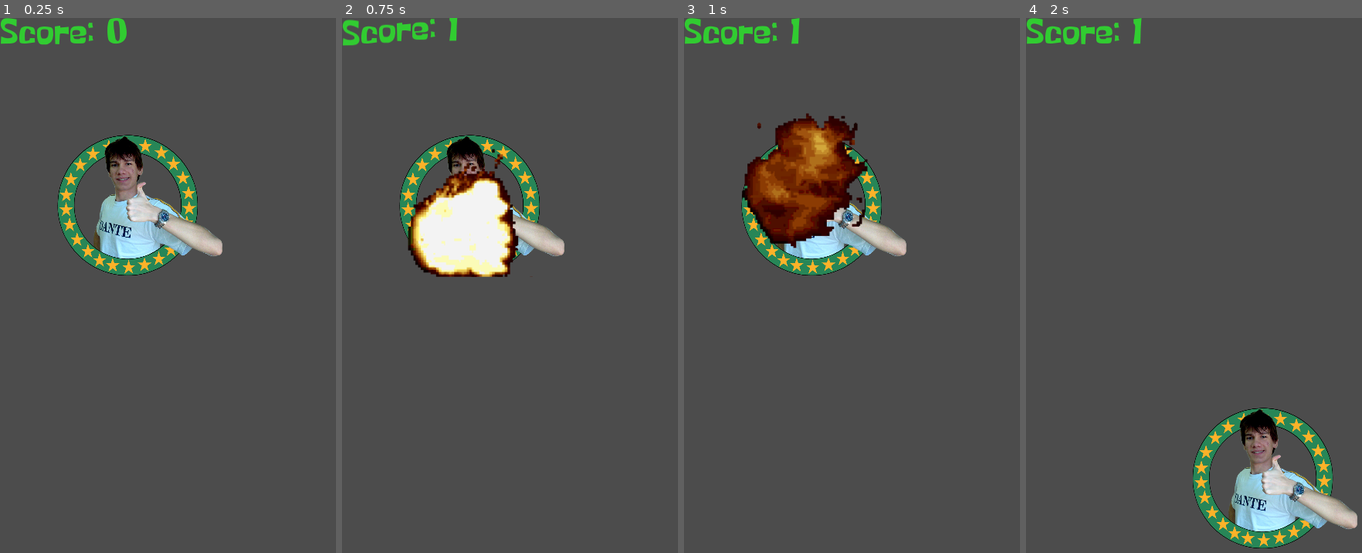
Above: before the commit, frames 1-4 (left to right).
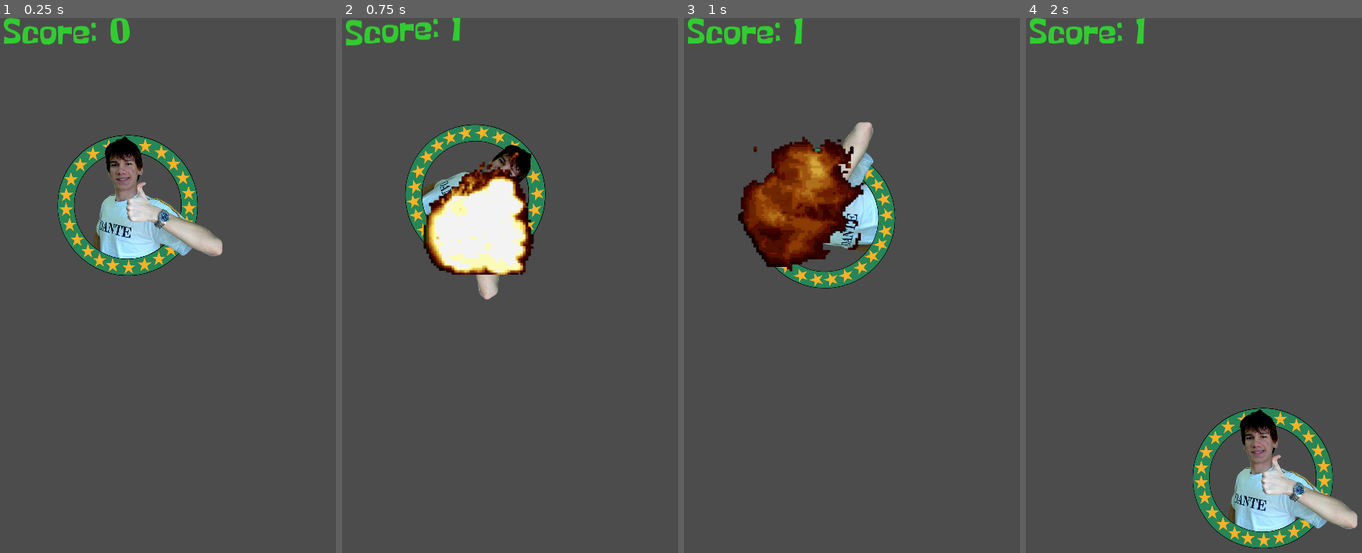
Above: after the commit, the same moments.

Repository: Brawmario/pucca-wacka
Game: Godot game, scene res://Game.tscn
Two runs of this game, one before a commit and one after it. Both use one fixed random seed, a clock stepped at 60 frames per second and the inputs below.
Inputs (mouse positions are in pixels of both pictures, inside the frame that each line leads up to):
- Up to frame 1 (0.25 s): no input
- Up to frame 2 (0.75 s): tap Enter at 0.5 s; move the mouse to (469, 205) at 0.52 s; click (469, 205) at 0.67 s
- Up to frame 3 (1 s): no input
- Up to frame 4 (2 s): move the mouse to (1136, 322) at 1.27 s; click (1136, 322) at 1.42 s

The runs differ from the first frame. In frame 1, 0.7% of the frame differs, in the area x 0-39%, y 0-6%; in frame 2, 8.5%; in frame 3, 10%, in the area x 0-67%, y 0-51%; in frame 4, 0.6%.

Commit message:
Changes

Diff:
--- a/Game.gd
+++ b/Game.gd
@@ -3,10 +3,12 @@
 
 var score := 0
 
+onready var score_label: RichTextLabel = $GameUI/ScoreLabel
+
 
 # Called when the node enters the scene tree for the first time.
 func _ready() -> void:
-	pass # Replace with function body.
+	start_game()
 
 
 # Called every frame. 'delta' is the elapsed time since the previous frame.
@@ -15,9 +17,15 @@
 
 func update_score() -> void:
 	score += 1
-	$ScoreLabel.bbcode_text = "[wave amp=50 freq=40][color=#32CD32]Score: " + str(score) + "[/color][/wave]"
+	score_label.bbcode_text = "[wave amp=50 freq=40][color=#32CD32]Score: " + str(score) + "[/color][/wave]"
 	yield(get_tree().create_timer(0.2), "timeout")
-	$ScoreLabel.bbcode_text = "[color=#32CD32]Score: " + str(score) + "[/color]"
+	score_label.bbcode_text = "[color=#32CD32]Score: " + str(score) + "[/color]"
+
+
+func start_game() -> void:
+	$Pucca.start_game()
+	$GameUI.visible = true
+
 
 func _on_Pucca_scored() -> void:
 	update_score()
--- a/Game.tscn
+++ b/Game.tscn
@@ -50,6 +50,30 @@
 "update": 1,
 "values": [ true, false ]
 }
+tracks/3/type = "value"
+tracks/3/path = NodePath("..:rotation_degrees")
+tracks/3/interp = 1
+tracks/3/loop_wrap = true
+tracks/3/imported = false
+tracks/3/enabled = true
+tracks/3/keys = {
+"times": PoolRealArray( 0, 1.7 ),
+"transitions": PoolRealArray( 1, 1 ),
+"update": 0,
+"values": [ 0.0, 360.0 ]
+}
+tracks/4/type = "value"
+tracks/4/path = NodePath(".:rotation_degrees")
+tracks/4/interp = 1
+tracks/4/loop_wrap = true
+tracks/4/imported = false
+tracks/4/enabled = true
+tracks/4/keys = {
+"times": PoolRealArray( 0, 1.7 ),
+"transitions": PoolRealArray( 1, 1 ),
+"update": 0,
+"values": [ 0.0, -360.0 ]
+}
 
 [sub_resource type="Animation" id=4]
 resource_name = "Hide"
@@ -78,11 +102,40 @@
 "values": [ false ]
 }
 
+[sub_resource type="Animation" id=5]
+length = 0.001
+tracks/0/type = "value"
+tracks/0/path = NodePath("..:rotation_degrees")
+tracks/0/interp = 1
+tracks/0/loop_wrap = true
+tracks/0/imported = false
+tracks/0/enabled = true
+tracks/0/keys = {
+"times": PoolRealArray( 0 ),
+"transitions": PoolRealArray( 1 ),
+"update": 0,
+"values": [ 360.0 ]
+}
+tracks/1/type = "value"
+tracks/1/path = NodePath(".:rotation_degrees")
+tracks/1/interp = 1
+tracks/1/loop_wrap = true
+tracks/1/imported = false
+tracks/1/enabled = true
+tracks/1/keys = {
+"times": PoolRealArray( 0 ),
+"transitions": PoolRealArray( 1 ),
+"update": 0,
+"values": [ -360.0 ]
+}
+
 [node name="Game" type="Node2D"]
 script = ExtResource( 1 )
 
 [node name="Pucca" type="Sprite" parent="."]
+visible = false
 position = Vector2( 271, 337 )
+rotation = 6.28319
 scale = Vector2( 0.25, 0.25 )
 texture = ExtResource( 4 )
 script = ExtResource( 2 )
@@ -105,14 +158,17 @@
 playback_speed = 4.0
 anims/Explode = SubResource( 2 )
 anims/Hide = SubResource( 4 )
+anims/RESET = SubResource( 5 )
 
 [node name="ExplosionSheet" type="Sprite" parent="Pucca"]
 visible = false
 position = Vector2( -48.5714, -70.1749 )
+rotation = -6.28319
 scale = Vector2( 4.67143, 4.40125 )
 texture = ExtResource( 5 )
 hframes = 5
 vframes = 4
+frame = 16
 
 [node name="AudioStreamPlayer" type="AudioStreamPlayer" parent="Pucca"]
 stream = ExtResource( 7 )
@@ -142,9 +198,25 @@
 "_edit_lock_": true
 }
 
-[node name="ScoreLabel" type="RichTextLabel" parent="."]
-margin_right = 481.0
-margin_bottom = 54.0
+[node name="MainMenu" type="Control" parent="."]
+margin_right = 40.0
+margin_bottom = 40.0
+__meta__ = {
+"_edit_use_anchors_": false
+}
+
+[node name="GameUI" type="Control" parent="."]
+visible = false
+margin_right = 446.0
+margin_bottom = 148.0
+__meta__ = {
+"_edit_use_anchors_": false
+}
+
+[node name="ScoreLabel" type="RichTextLabel" parent="GameUI"]
+margin_left = 4.0
+margin_right = 249.0
+margin_bottom = 91.0
 custom_fonts/normal_font = ExtResource( 6 )
 bbcode_enabled = true
 bbcode_text = "[color=#32CD32]Score: 0[/color]"
--- a/Pucca.gd
+++ b/Pucca.gd
@@ -10,13 +10,13 @@
 
 # Called when the node enters the scene tree for the first time.
 func _ready():
-	$Circle.clickable = true
-	move_random()
+	pass
 
 
 # Called every frame. 'delta' is the elapsed time since the previous frame.
 #func _process(delta):
 #	pass
+
 
 func move_random():
 	position.x = rand_range(limit_nw.position.x, limit_ne.position.x)
@@ -31,6 +31,11 @@
 	move_random()
 	$Circle.clickable = true
 
+func start_game() -> void:
+	visible = true
+	$Circle.clickable = true
+	move_random()
+
 
 func _on_Circle_clicked() -> void:
 	kill_pucca()
--- a/PuccaHitbox.gd
+++ b/PuccaHitbox.gd
@@ -2,7 +2,7 @@
 
 signal clicked
 
-var clickable := true
+var clickable := false
 
 # Called when the node enters the scene tree for the first time.
 func _ready():
Not shown: 1 places in Game.tscn that only renumber resources
